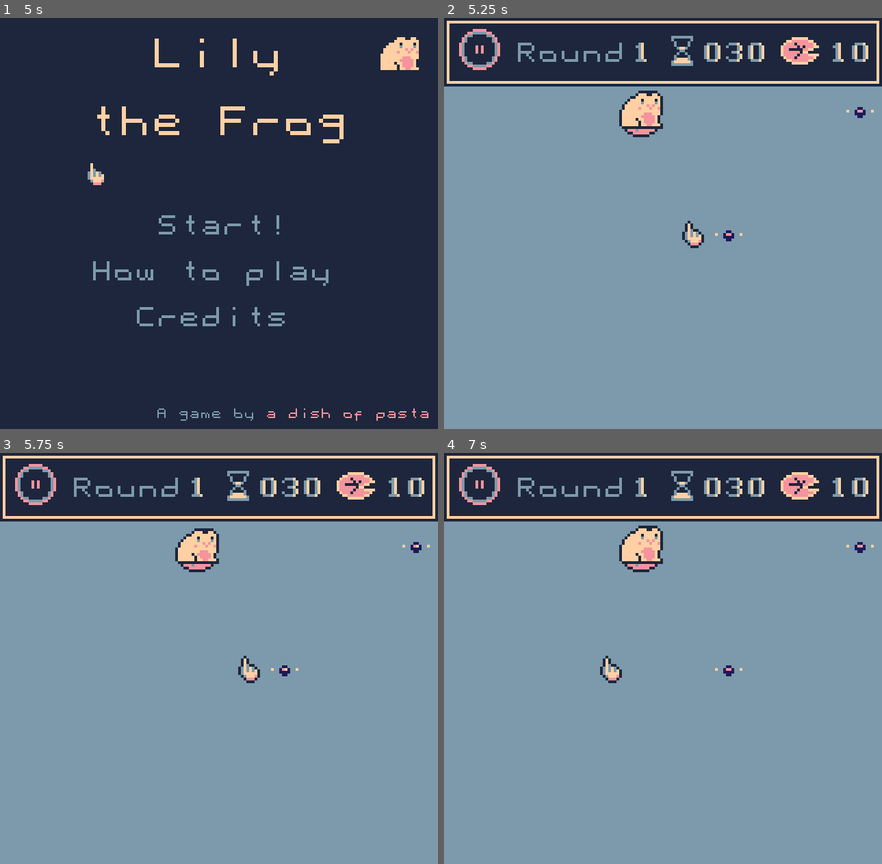
Above: before the commit, frames 1-4 (two rows, left to right).
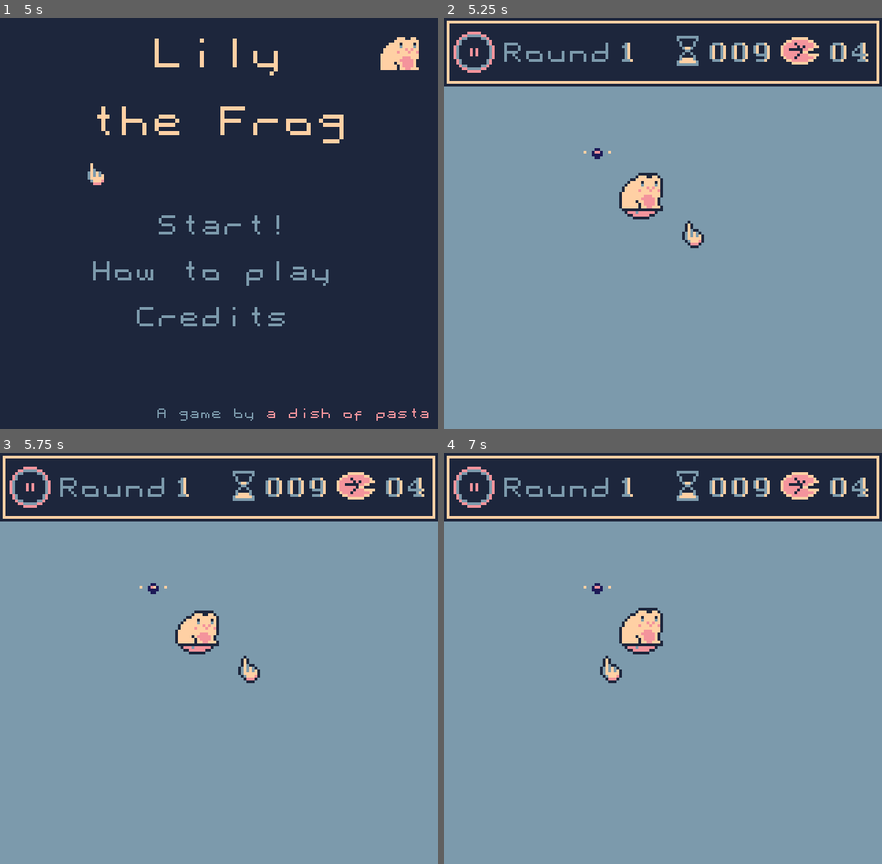
Above: after the commit, the same moments.

Repository: adishofpasta/frog-adventure
Game: Godot game, scene res://main_menu.tscn
Same seed, same stepped clock (60 frames per second), same inputs: the game is played once before the commit and once after it. Sound files missing from this copy of the repository are replaced by a short silence.
Inputs (mouse positions are in pixels of both pictures, inside the frame that each line leads up to):
- Up to frame 1 (5 s): move the mouse to (315, 202) at 0.52 s; click (315, 202) at 0.6 s; tap Enter at 1.25, 4.25 s; move the mouse to (131, 244) at 1.27 s; click (131, 244) at 1.35 s; move the mouse to (262, 133) at 2.02 s; click (262, 133) at 2.1 s; tap Space at 2.75 s; move the mouse to (197, 305) at 2.77 s; click (197, 305) at 2.85 s; move the mouse to (402, 392) at 3.52 s; click (402, 392) at 3.6 s; move the mouse to (87, 161) at 4.27 s; click (87, 161) at 4.35 s
- Up to frame 2 (5.25 s): move the mouse to (684, 223) at 5.02 s; click (684, 223) at 5.1 s
- Up to frame 3 (5.75 s): no input
- Up to frame 4 (7 s): move the mouse to (479, 485) at 5.77 s; click (479, 485) at 5.85 s; move the mouse to (601, 658) at 6.52 s; click (601, 658) at 6.6 s

Frame 1 is identical in both runs. In frame 2, 4.1% of the frame differs, in the area x 2-99%, y 2-55%; in frame 3, 4.0%; in frame 4, 4.1%.

Commit message:
final rebalancing, added bonus lilypad on round win

Diff:
--- a/game.gd
+++ b/game.gd
@@ -43,14 +43,19 @@
 # UI numbers
 var no_lily = []
 var no_clock = []
-var no_level
+var no_level = []
 # Current game level and fly goal
 var level = -1
 var flies = 0
+# Blocked indexes for fly placement - this avoids that a fly can start directly near the frog.
+var blocked_indexes = [23, 25, 14, 34]
+var fly_bounds = [1335, 1336, 436, 426, 527, 528, 618, 608, 708, 709]
 # Target, resource and time amount per stage
-const fly_count = [2, 3, 4, 5, 5, 6, 6, 7, 7, 8]
-const lily_count = [10, 5, 5, 5, 5, 6, 6, 6, 6, 7]
-const round_time = [30, 35, 40, 45, 50, 50, 55, 60, 65, 70]
+const fly_count = [1, 2, 3, 4, 5, 6, 7, 8, 9, 10]
+const lily_count = [4, 4, 4, 4, 4, 4, 4, 5, 5, 5]
+# If you clear a round with time to spare, you get extra lilies
+var lily_bonus = 0
+const round_time = [9, 12, 15, 15, 18, 18, 21, 21, 24, 30]
 # Game timer in seconds + 2 of wait time
 const game_delay : float = 2.0
 var stage_delay = game_delay
@@ -77,7 +82,7 @@
 	# Get references of UI numbers
 	no_lily.append_array(%NoLily.get_children())
 	no_clock.append_array(%NoClock.get_children())
-	no_level = %No5
+	no_level.append_array(%Round.get_children())
 
 	# Start the round
 	start_round(false)
@@ -134,7 +139,8 @@
 	frog.reset()
 	frog.position = frog_position
 	var grid_index = (frog.position / cell).floor()
-	grid[grid_index.x + grid_index.y * cols] = 2
+	var frog_index = grid_index.x + grid_index.y * cols
+	grid[frog_index] = 2
 	# Place the frog on a lilypad, we ain't levitating
 	var first_lilypad = lilypad.instantiate()
 	first_lilypad.position = frog.position
@@ -143,7 +149,7 @@
 
 	set_level(level + 1)
 	set_time(game_time)
-	set_lilypad_number(lily_count[level], false, restart)
+	set_lilypad_number(lily_count[level] + lily_bonus, false, restart)
 	place_flies(fly_count[level])
 	round_state = 0
 	round_starting = true
@@ -181,7 +187,7 @@
 		game_time = 0
 		game_timer.stop()
 		clear_round(2)
-	elif game_time > 0 and game_time % 5 == 0:
+	elif game_time > 0 and game_time % 3 == 0:
 		set_lilypad_number(1, true, false)
 	set_time(game_time)
 	if game_time == 0:
@@ -192,9 +198,15 @@
 func place_flies(amount):
 	flies = 0
 	var picked : int = 0
+	var bound_x0 = (fly_bounds[level] / 10) % 10
+	var bound_x1 = fly_bounds[level] % 10
+	var bound_y0 = fly_bounds[level] / 1000
+	var bound_y1 = (fly_bounds[level] / 100) % 10
 	while (picked < amount):
-		var rand_index = randi() % size
-		if grid[rand_index] == 0:
+		var rand_x = randi_range(bound_x0, bound_x1)
+		var rand_y = randi_range(bound_y0, bound_y1)
+		var rand_index = rand_y * 10 + rand_x
+		if grid[rand_index] == 0 && !blocked_indexes.has(rand_index):
 			grid[rand_index] = 3
 			var _fly = fly.instantiate()
 			var _row = rand_index / cols
@@ -326,7 +338,14 @@
 func set_level(num):
 	level = num
 	game_time = round_time[level]
-	no_level.set_number(num + 1)
+	var digit = num + 1
+	if digit < 10:
+		no_level[1].visible = false
+		no_level[0].set_number(digit)
+	else:
+		no_level[0].set_number(digit / 10)
+		no_level[1].set_number(digit % 10)
+		no_level[1].visible = true
 
 
 # Multi-purpose function to alter the display of UI numbers
@@ -338,8 +357,11 @@
 		for digit in no_lily:
 			digit.set_state("run")
 			digit.visible = true
-		no_level.set_state("run")
-		no_level.visible = true
+		for digit in no_level:
+			digit.set_state("run")
+		no_level[0].visible = true
+		if level >= 9:
+			no_level[1].visible = true
 	else:
 		if blink == 1:
 			var has_ani : bool = ani != ""
@@ -354,9 +376,12 @@
 					if has_ani:
 						digit.set_state(ani)
 			if (type & 4) != 0:
-				no_level.visible = !no_level.visible
-				if has_ani:
-					no_level.set_state(ani)
+				no_level[0].visible = !no_level[0].visible
+				if level >= 9:
+					no_level[1].visible = !no_level[1].visible
+				for digit in no_level:
+					if has_ani:
+						digit.set_state(ani)
 		else:
 			if (type & 1) != 0:
 				for digit in no_clock:
@@ -367,8 +392,11 @@
 					digit.set_state(ani)
 					digit.visible = true
 			if (type & 4) != 0:
-				no_level.set_state(ani)
-				no_level.visible = true
+				for digit in no_level:
+					digit.set_state(ani)
+				no_level[0].visible = true
+				if level >= 9:
+					no_level[1].visible = true
 
 
 # Blink the "round clear" text
@@ -401,10 +429,18 @@
 	game_timer.timeout.disconnect(on_tick)
 	lily_timer.stop()
 	set_digits(0, 7, "static")
-	if state == 2:
+	# Round won - check for bonus lilypads in the next round
+	if state == 1:
+		lily_bonus = ceili(((game_time - 1) / 3) * 1.5)
+		if lily_bonus < 0:
+			lily_bonus = 0
+		pass
+	# Round lost - print "Game over"
+	elif state == 2:
 		for msg in clear_msg.get_children():
 			msg.text = " Game Over!"
 		clear_msg.get_child(4).visible = true
+	# Game is won - print it
 	elif state == 3:
 		for msg in clear_msg.get_children():
 			msg.text = "  Game Won!"
--- a/game.tscn
+++ b/game.tscn
@@ -774,7 +774,7 @@
 
 [node name="NoClock" type="Node2D" parent="Panels/StatusBar"]
 unique_name_in_owner = true
-position = Vector2(48, 0)
+position = Vector2(56, 0)
 
 [node name="No2" parent="Panels/StatusBar/NoClock" instance=ExtResource("5_s8uky")]
 unique_name_in_owner = true
@@ -789,22 +789,26 @@
 position = Vector2(408, 48)
 
 [node name="Clock" type="Sprite2D" parent="Panels/StatusBar"]
-position = Vector2(348, 46)
+position = Vector2(356, 46)
 texture = ExtResource("6_ibvrs")
 
 [node name="Round" type="Label" parent="Panels/StatusBar"]
+unique_name_in_owner = true
 layout_mode = 0
-offset_left = 104.0
+offset_left = 84.0
 offset_top = 16.0
-offset_right = 264.0
+offset_right = 244.0
 offset_bottom = 80.0
 theme_override_fonts/font = SubResource("FontFile_yu4t5")
 theme_override_font_sizes/font_size = 64
 text = "Round"
 
 [node name="No5" parent="Panels/StatusBar/Round" instance=ExtResource("5_s8uky")]
-unique_name_in_owner = true
 position = Vector2(184, 32)
+
+[node name="No6" parent="Panels/StatusBar/Round" instance=ExtResource("5_s8uky")]
+visible = false
+position = Vector2(216, 32)
 
 [node name="Game" type="Control" parent="Panels"]
 unique_name_in_owner = true
@@ -825,7 +829,7 @@
 [node name="Frog" parent="Panels/Game" instance=ExtResource("1_vsc66")]
 unique_name_in_owner = true
 z_index = 5
-position = Vector2(288, 30)
+position = Vector2(288, 150)
 
 [node name="JumpTimer" type="Timer" parent="Panels/Game"]
 unique_name_in_owner = true
@@ -910,7 +914,7 @@
 
 [node name="MenuButton" parent="." instance=ExtResource("12_f3bnq")]
 unique_name_in_owner = true
-position = Vector2(54, 48)
+position = Vector2(46, 52)
 
 [node name="Area2D" type="Area2D" parent="MenuButton"]
 
--- a/project.godot
+++ b/project.godot
@@ -24,10 +24,6 @@
 window/size/viewport_width=640
 window/size/viewport_height=600
 
-[editor]
-
-version_control/autoload_on_startup=true
-
 [input]
 
 left_click={
